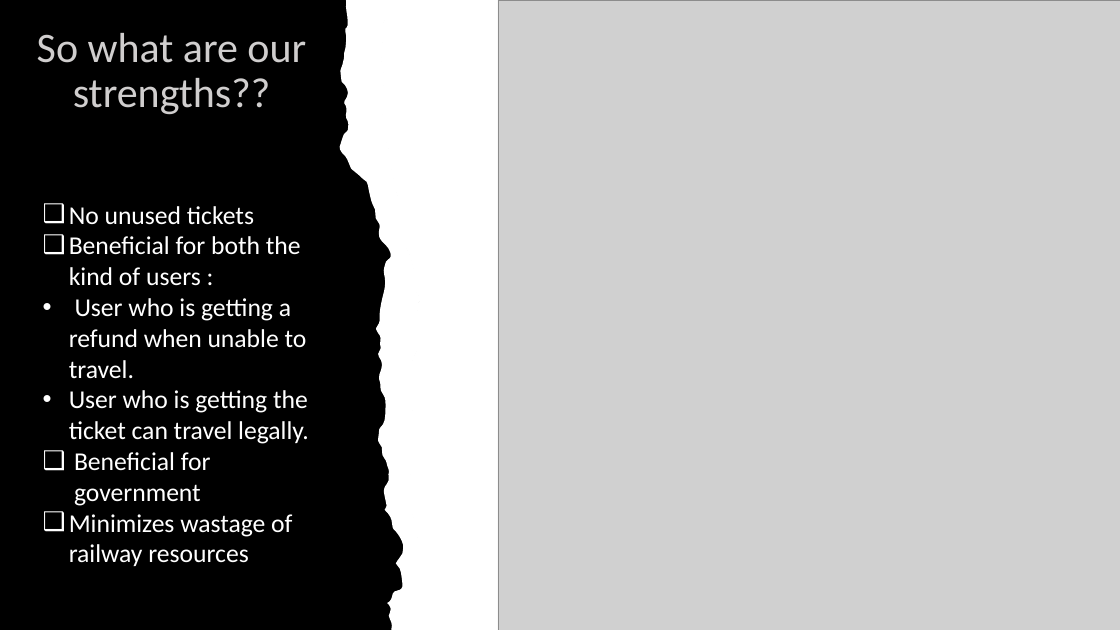
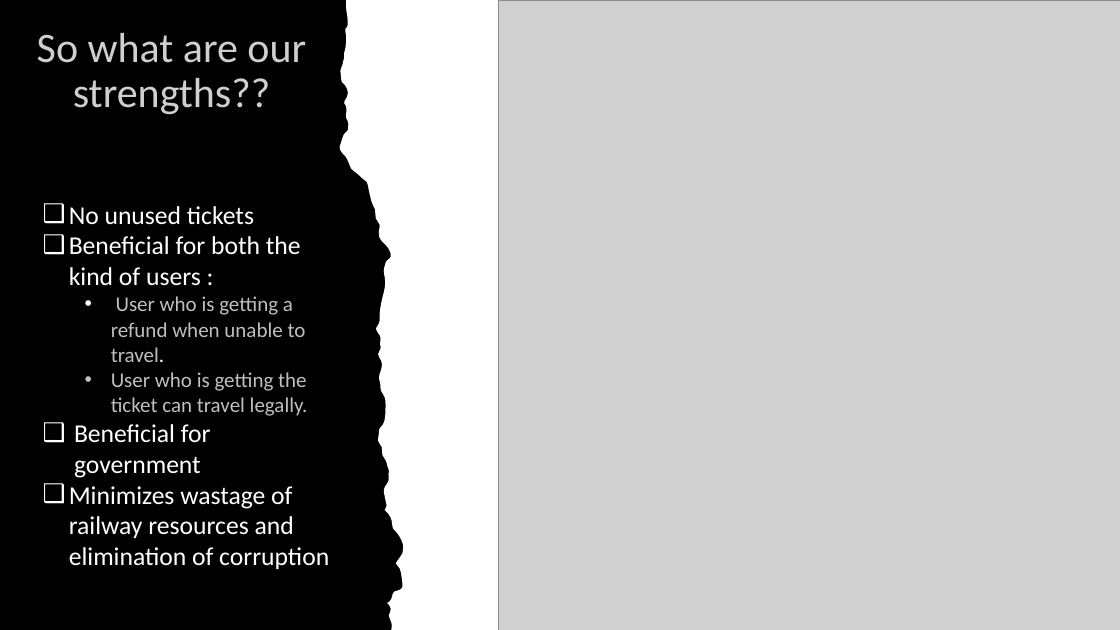
Before and after one commit to zhalok/HACKNSU4_SUST_Agile_Team, a slide deck: slide 10 of SUST_AGILE_TEAM.pptx. Drawn at 1120x630 pixels with LibreOffice and Linux fonts; fonts in the diff are those of the drawing; grey boxes stand for pictures; background and template pictures are left out. Boxes give left, top, right and bottom in pixels: in the first picture for what was removed or moved away, otherwise in the second. Text is boxed around its words. In the diff, an @@ line names an element or a change of style, - is before the commit and + after.

```diff
--- a/SUST_AGILE_TEAM.pptx
+++ b/SUST_AGILE_TEAM.pptx
@@ text at bbox=[111, 296, 308, 416]: size 22 to 18 pt, text colour #FFFFFF to #BFBFBF in "User who is getting a refund when ...", "User who is getting the ticket can ..."; list level 1 to 2 in "User who is getting a ..."; list level 1 to 2 in "User who is getting the ..." @@
@@ text at bbox=[69, 486, 329, 569]: text changed @@
-❑ Minimizes wastage of railway resources
+❑ Minimizes wastage of railway resources and elimination of corruption
```
Also in this commit, not shown: 3 other slides changed, 1 slide added.
